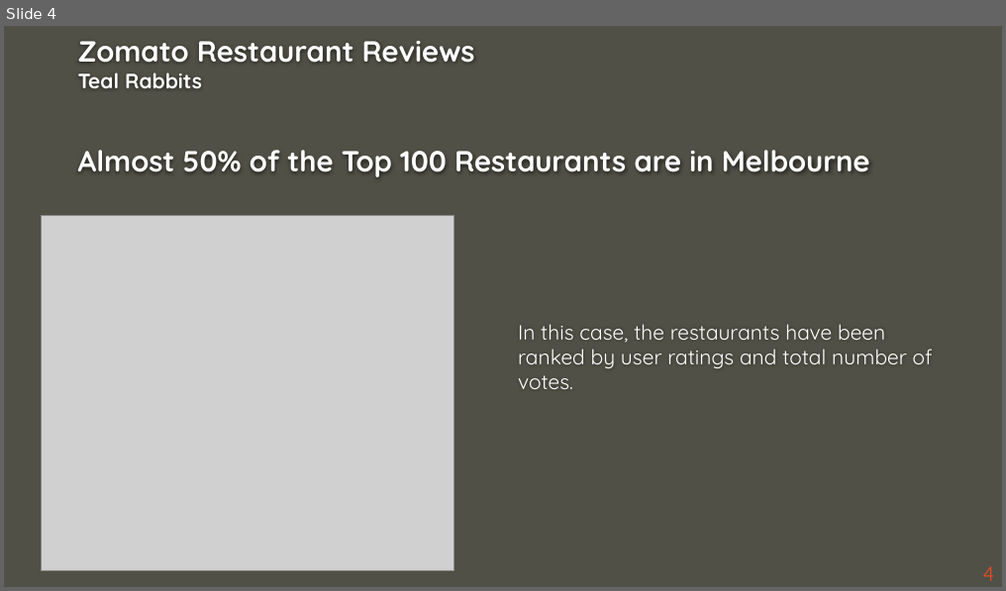
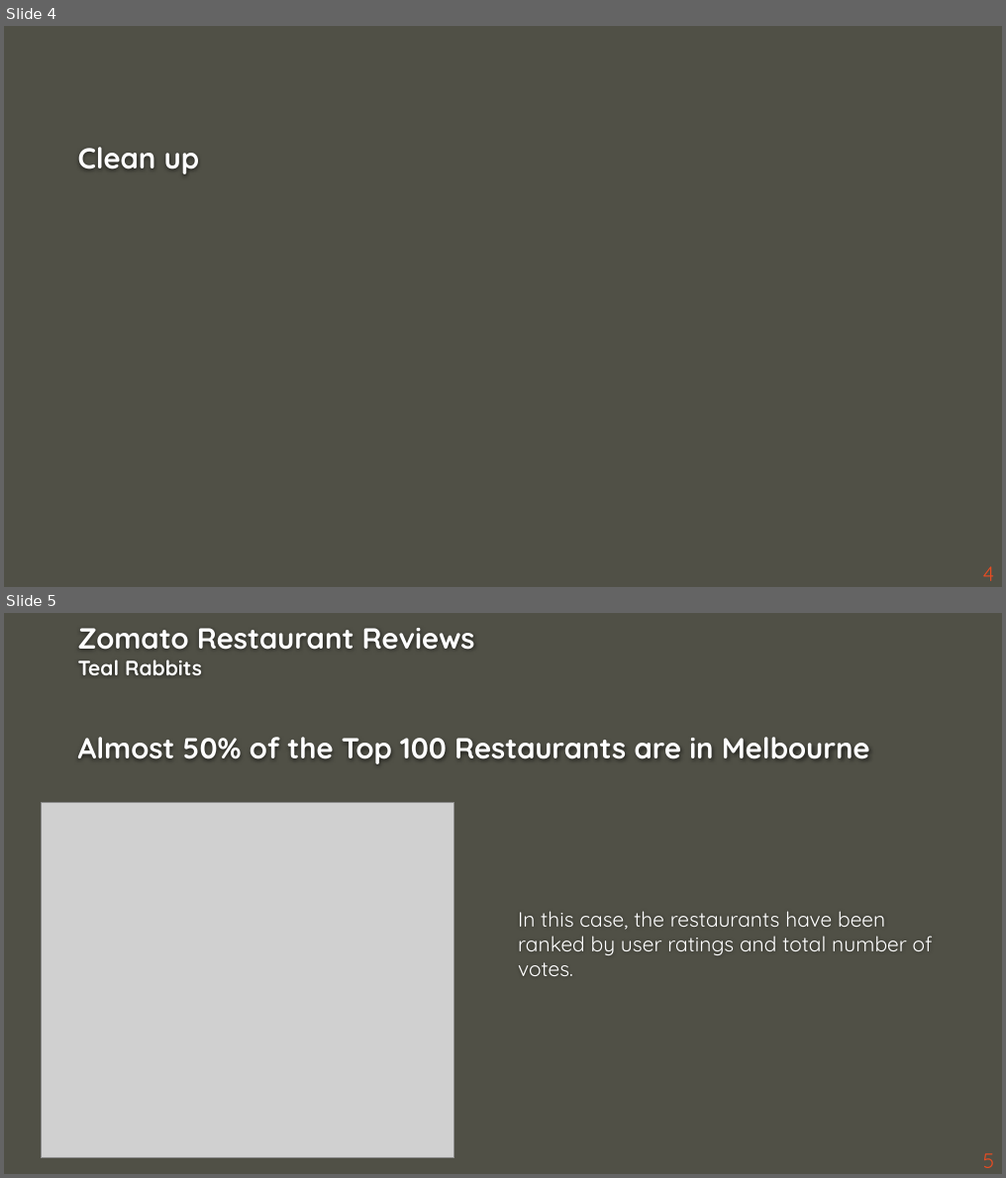
Before and after one commit to ashdrayton/Zomato-Restaurants-Reviews, a slide deck: Babette/Zomato_Presentation _BB.pptx. Shown one above the other, each under a label of ours: slide 4 before the commit, slides 4 and 5 after it. The pictures are 1006x591 and 1006x1178 pixels, drawn with LibreOffice and Linux fonts; fonts in the diff are those of the drawing; grey boxes stand for pictures; background and template pictures are left out. Boxes give left, top, right and bottom in pixels: in the first picture for what was removed or moved away, otherwise in the second. Text is boxed around its words. In the diff, an @@ line names an element or a change of style, - is before the commit and + after.

```diff
--- a/Babette/Zomato_Presentation _BB.pptx
+++ b/Babette/Zomato_Presentation _BB.pptx
@@ slide 4 added at (x1=4, y1=26, x2=1002, y2=587), background #505046 @@
@@ title added at (x1=78, y1=147, x2=200, y2=174), 28 pt, text #FEFEFE, bold @@
+Clean up
@@ page number added at (x1=983, y1=567, x2=995, y2=581), 20 pt, text #E84C22 @@
+4
@@ what was slide 4 is now slide 5 @@
@@ page number at (x1=983, y1=1154, x2=995, y2=1168): text changed @@
-4
+5
```
Also in this commit, not shown: 5 slides changed, 1 slide removed, 1 other file.
